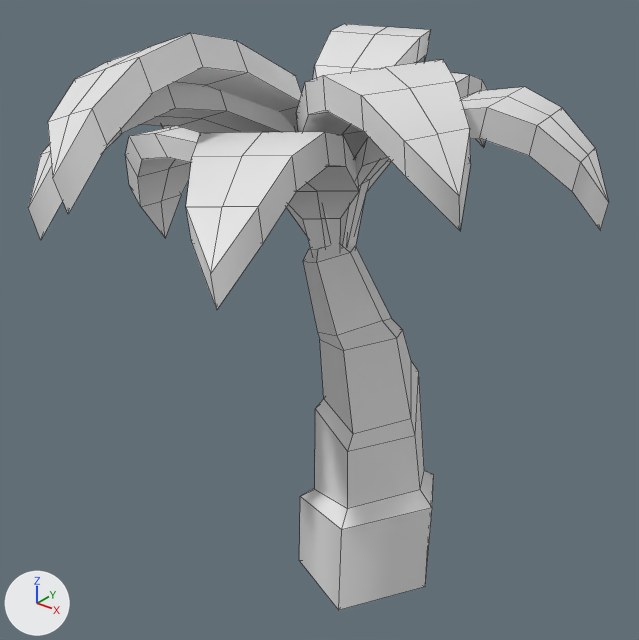
The FBX model Vrij_II/Assets/06_Models/Palm tree 2.fbx as it was, and as the next commit left it.
Rendered twice from a 50 mm lens placed at (13.17, -26.33, 3.71), pointed at (10.26, -22.69, 1.46). The axes (+X, +Y, +Z) are drawn at lower left. The lights are the same throughout. Mesh edges are drawn as thin lines. Where no turn or scale is listed for an object, it has been applied to the vertices.

Objects in the first picture: 'palm tree001'.
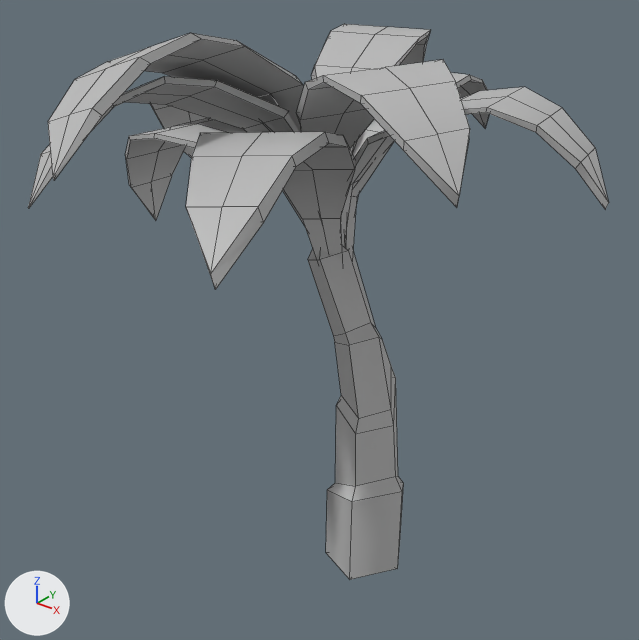
The newer file is also turned or shifted as a whole; pictures and numbers use the older file's frame.

Changed parts and their boxes [x1, y1, x2, y2] in the pictures (639 x 640 px; the box of a moved part takes in the faces that stretch with it):
'palm tree001', reshaped
    before: [28, 24, 609, 610]
    after: [28, 24, 609, 580]
part 1 of me_mesh, rebuilt (29% narrower, 8% shorter)
    before: [299, 245, 434, 610]
    after: [308, 244, 404, 580]
part 2 of me_mesh, moved or reshaped
    before: [28, 30, 609, 310]
    after: [28, 31, 609, 290]
part 3 of me_mesh, recoloured (white to grey)
    both: [28, 24, 609, 273]

The change in detail:
Material 'lambert1' (mat_lambert1) is new.
Its base color is (0.5, 0.5, 0.5) (grey #bcbcbc).
me_mesh has 492 vertices, 495 faces and spans x -2.07..0.93, y -1.03..2.38, z -0.1..3.06.
me_mesh is used by ob_palm_tree001; location (10.751, -23.341, 0.112).
me_mesh part 1: the loose piece of 52 vertices spanning x -0.48..0.4, y 0.06..1.03, z -0.1..1.88 is rebuilt with 52 vertices and now spans x -0.47..0.18, y 0.3..0.84, z -0.1..1.88, in mat_lambert1 (grey #bcbcbc).
Part 2, on me_mesh:
9 vertices in x -0.87..0.82, y -0.34..1.26, z 2.3..2.92 move by (0.0, 0.0, 0.11).
6 vertices in x -0.39..0.13, y -0.51..0.01, z 2.46..2.51 move by (0.0, 0.0, 0.1).
5 vertices in x -0.99..0.67, y -0.74..0.2, z 2.38..2.58 move by (-0.02, 0.0, 0.1).
5 vertices in x -0.87..0.48, y -0.72..0.38, z 2.42..2.76 move by (-0.02, 0.0, 0.11).
5 vertices in x -1.3..-0.9, y 0.3..0.96, z 2.21..2.25 move by (-0.11, 0.0, 0.09).
5 vertices in x 0.11..0.46, y 0.58..1.29, z 2.5..2.56 move by (0.02, 0.01, 0.12).
170 vertices move from x -1.96..0.91, y -1.02..2.35, z 1.47..2.86 to x -2.02..0.92, y -1.02..2.35, z 1.43..2.97.
me_mesh part 3: 440 faces spanning x -2.07..0.93, y -1.03..2.38, z 1.43..3.06 switch from no material to mat_lambert1 (grey #bcbcbc).
